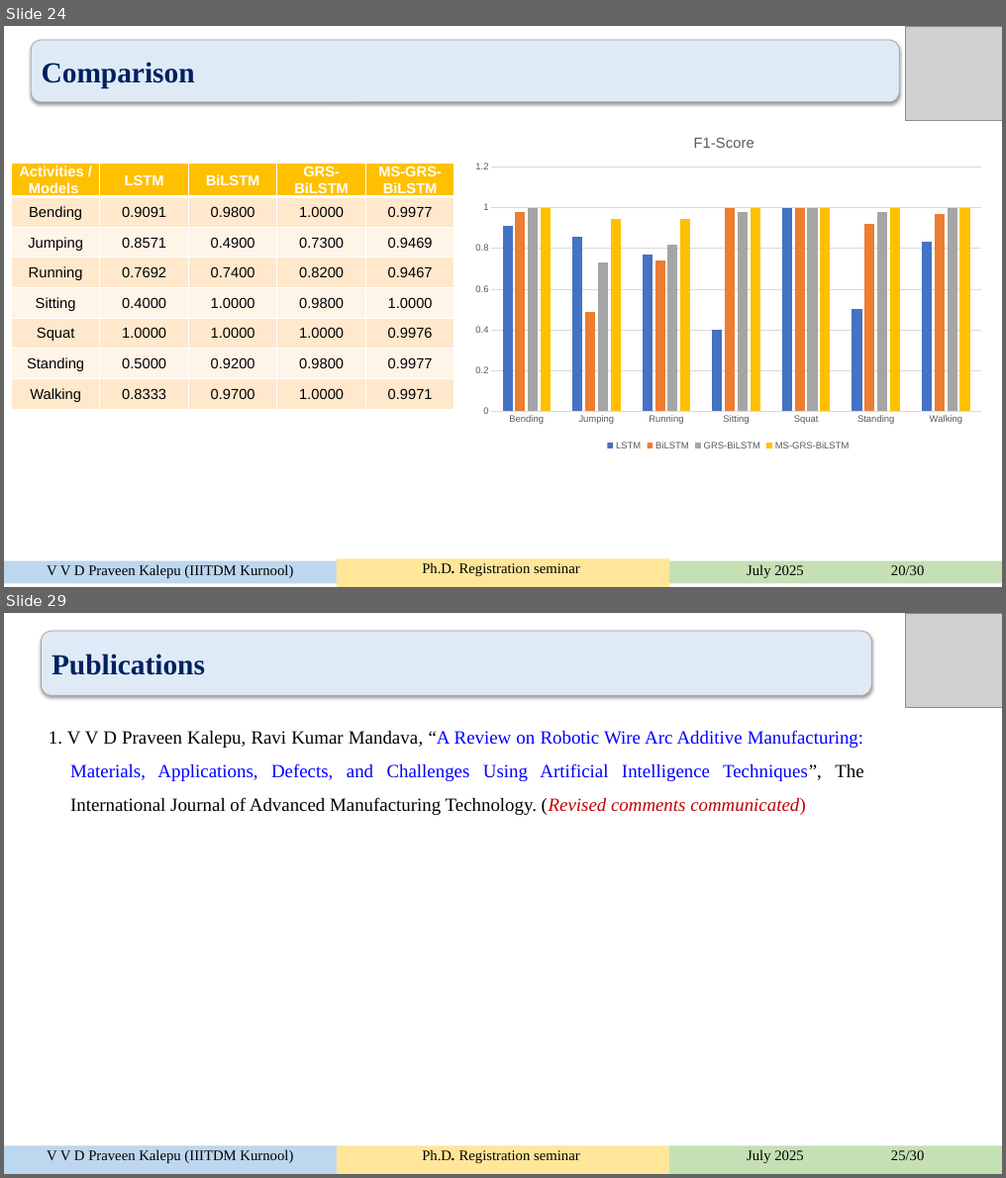
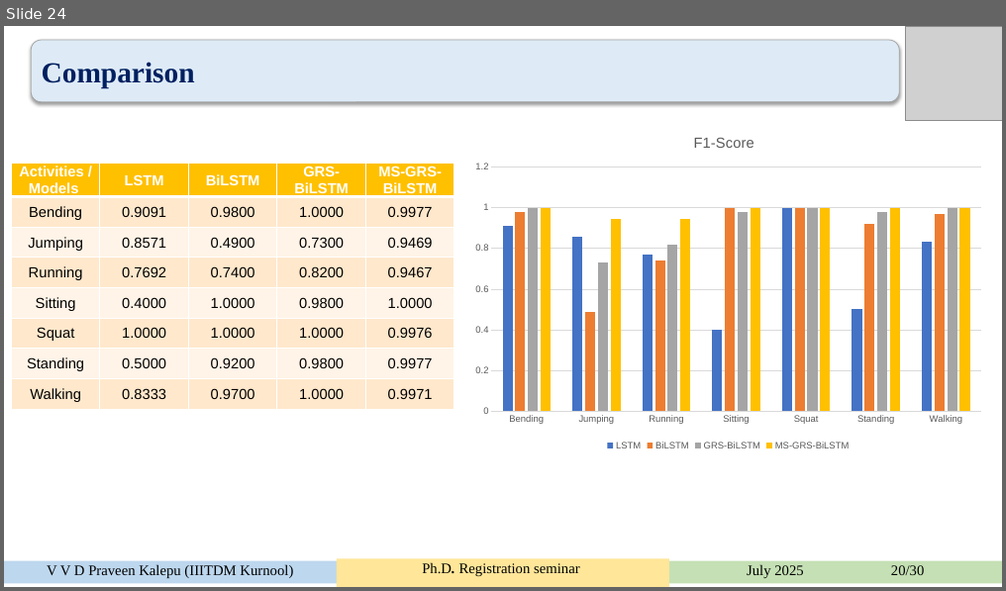
Before and after one commit to rishitmaurya/Human-Activity-Recognition, a slide deck: HAR_rishit.pptx. Shown one above the other, each under a label of ours: slides 24 and 29 before the commit, slide 24 after it; the slides between them are not shown. The pictures are 1006x1178 and 1006x591 pixels, drawn with LibreOffice and Linux fonts; fonts in the diff are those of the drawing; grey boxes stand for pictures. Boxes give left, top, right and bottom in pixels: in the first picture for what was removed or moved away, otherwise in the second. Text is boxed around its words. In the diff, an @@ line names an element or a change of style, - is before the commit and + after.

```diff
--- a/HAR_rishit.pptx
+++ b/HAR_rishit.pptx
@@ slide 29 removed at [4, 613, 1002, 1174], background #FFFFFF @@
@@ rounded rectangle removed at [42, 631, 871, 695] @@
-Publications
@@ picture removed at [905, 613, 1002, 707] @@
@@ text removed at [49, 730, 863, 815] @@
-1. V V D Praveen Kalepu, Ravi Kumar Mandava, “A Review on Robotic Wire Arc Additive Manufacturing: Materials, Applications, Defects, and Challenges Using Artificial Intelligence Techniques”, The International Journal of Advanced Manufacturing Technology. (Revised comments communicated)
@@ freeform shape removed at [4, 1146, 337, 1174] @@
-V V D Praveen Kalepu (IIITDM Kurnool)
@@ freeform shape removed at [337, 1146, 668, 1174] @@
-Ph.D. Registration seminar
@@ freeform shape removed at [669, 1146, 1002, 1174] @@
-July 2025 25/30
```
Also in this commit, not shown: 4 slides changed, 4 other slides removed, 5 other files.
